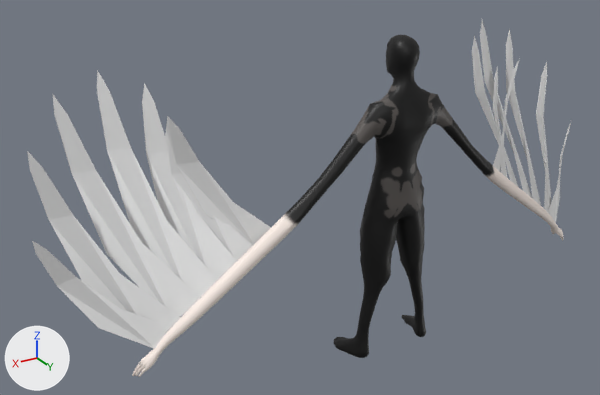
An edit to the Blender file Assets/Blender/Birdperson/iapetus-birdperson.blend, drawn before and after from the same camera.
Both versions are drawn from a camera (50 mm lens) standing at (4.01, 5.14, 4.2) and looking at (0.61, -0.53, 1.37). Lighting does not change. The marker at lower left points along +X, +Y and +Z. The picture after the commit comes second.

Names of what the first picture shows: 'Body_Lores_GEO', 'Feather', 'Feather.001', 'Feather.002', 'Feather.003', 'Feather.007', 'Feather.008', 'Feather.009', 'Feather.010', 'Feather.011', 'Feather.012', 'Feather.013' and 3 more.
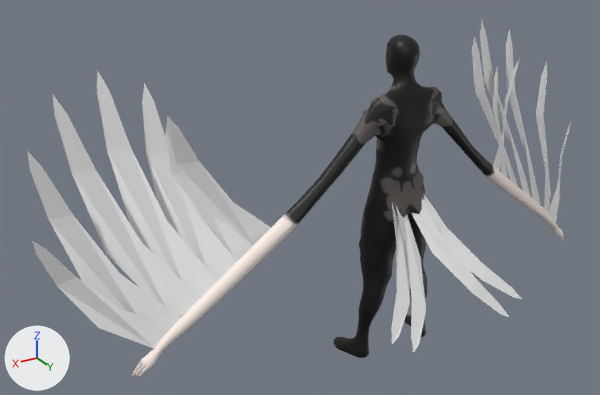
ob_waistattachments is not drawn itself; it is the parent of ob_feather_014, ob_feather_015, ob_feather_016, ob_feather_018.

Where the change shows, as pixel boxes (x1, y1, x2, y2) in the pictures (600 x 395 px; the box of a moved part takes in the faces that stretch with it):
'Feather.018', added: after (411, 198, 510, 318)
'Feather.015', added: after (396, 206, 426, 353)
'Feather.014', added: after (391, 204, 410, 344)
'Feather.016', added: after (424, 194, 522, 299)
part 1 of me_mesh, moved or reshaped: before (359, 82, 450, 331); after (359, 80, 450, 331)

The change, as a diff of the scene's bpy script:
```diff
--- a/Assets/Blender/Birdperson/iapetus-birdperson.blend.py
+++ b/Assets/Blender/Birdperson/iapetus-birdperson.blend.py
@@ me_mesh @@
 # used by ob_body_lores_geo; location = (0.0, 0.0, 0.0); scale = (1.0, 1.0, 1.09)
-me_mesh.from_pydata(...)  # 4070 vertices, 4070 faces; spans x -2.35..2.35, y -0.27..0.23, z -0.01..2.57
+me_mesh.from_pydata(...)  # 4070 vertices, 4070 faces; spans x -2.35..2.35, y -0.27..0.25, z -0.01..2.57
+# me_mesh part 1: 391 of 4070 vertices moved; they spanned x -0.35..0.35, y -0.12..0.21, z 0.29..2.22 and now span x -0.36..0.36, y -0.12..0.25, z 0.29..2.23; mean shift (0.0, 0.01, 0.0); largest move (0.24, 0.17, 1.95) -> (0.3, 0.15, 2.01)
 me_mesh.materials.append(mat_material_001)
@@ me_circle_018 @@
+me_circle_018.from_pydata([(-0.498, 0.53, -1.098), (-0.417, 0.511, -1.048), (-0.238, 0.403, -0.843), (-0.061, 0.165, -0.494), (-0.009, -0.055, -0.072), (-0.129, -0.016, 0.002), (-0.192, 0.157, -0.388), (-0.327, 0.349, -0.74), (-0.462, 0.473, -0.987)], [], [(1, 2, 3, 4, 5, 6, 7, 8, 0)])
@@ me_circle_003 @@
+me_circle_003.from_pydata([(-0.669, 0.515, -0.988), (-0.581, 0.496, -0.95), (-0.375, 0.386, -0.774), (-0.15, 0.146, -0.456), (-0.037, -0.075, -0.046), (-0.145, -0.035, 0.045), (-0.263, 0.139, -0.331), (-0.447, 0.333, -0.66), (-0.617, 0.458, -0.884)], [], [(1, 2, 3, 4, 5, 6, 7, 8, 0)])
@@ me_circle_002 @@
+me_circle_002.from_pydata([(0.5, 0.53, -1.098), (0.418, 0.511, -1.048), (0.239, 0.403, -0.843), (0.063, 0.165, -0.494), (0.01, -0.055, -0.072), (0.131, -0.016, 0.002), (0.193, 0.157, -0.388), (0.328, 0.349, -0.74), (0.463, 0.473, -0.987)], [], [(1, 2, 3, 4, 5, 6, 7, 8, 0)])
@@ me_circle_001 @@
+me_circle_001.from_pydata([(0.678, 0.517, -0.982), (0.59, 0.497, -0.945), (0.382, 0.387, -0.772), (0.153, 0.146, -0.457), (0.035, -0.076, -0.049), (0.141, -0.035, 0.044), (0.264, 0.14, -0.33), (0.453, 0.334, -0.656), (0.625, 0.459, -0.878)], [], [(1, 2, 3, 4, 5, 6, 7, 8, 0)])
@@ ob_waistattachments @@
 ob_waistattachments = bpy.data.objects.new('WaistAttachments', None)
-ob_waistattachments.location = (0.0, -0.000799, 1.685)
-ob_waistattachments.rotation_euler = (-0.00375, 0.0, 0.0)  # degrees (-0.2, 0, 0)
+ob_waistattachments.location = (0.0, -0.114, 1.682)
+ob_waistattachments.rotation_euler = (0.217, 0.0, 0.0)  # degrees (12, 0, 0)
@@ ob_feather_018 @@
+ob_feather_018 = bpy.data.objects.new('Feather.018', me_circle_018)
+ob_feather_018.parent = ob_waistattachments
+ob_feather_018.location = (-0.000584, 0.119, 1.42)
@@ ob_feather_016 @@
+ob_feather_016 = bpy.data.objects.new('Feather.016', me_circle_003)
+ob_feather_016.parent = ob_waistattachments
+ob_feather_016.location = (-0.000584, 0.119, 1.42)
@@ ob_feather_015 @@
+ob_feather_015 = bpy.data.objects.new('Feather.015', me_circle_002)
+ob_feather_015.parent = ob_waistattachments
+ob_feather_015.location = (-0.000584, 0.119, 1.42)
@@ ob_feather_014 @@
+ob_feather_014 = bpy.data.objects.new('Feather.014', me_circle_001)
+ob_feather_014.parent = ob_waistattachments
+ob_feather_014.location = (-0.000584, 0.119, 1.42)
```
